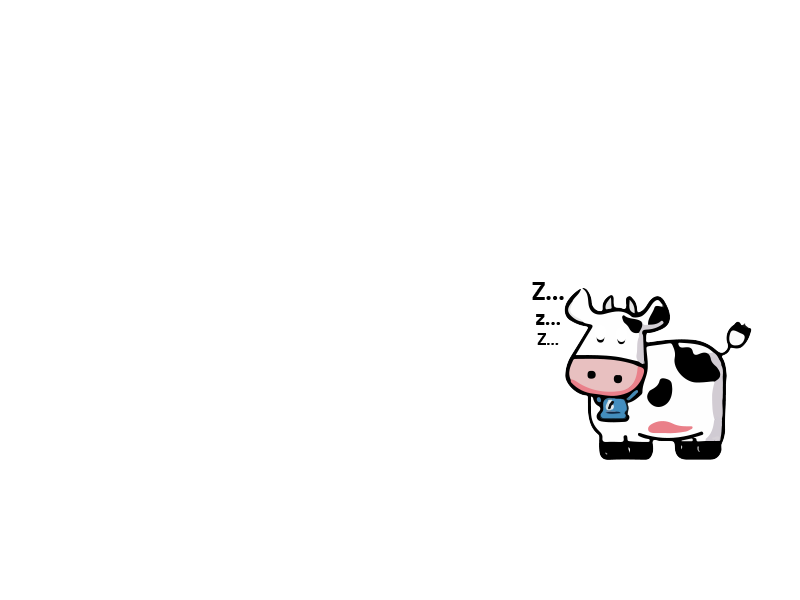
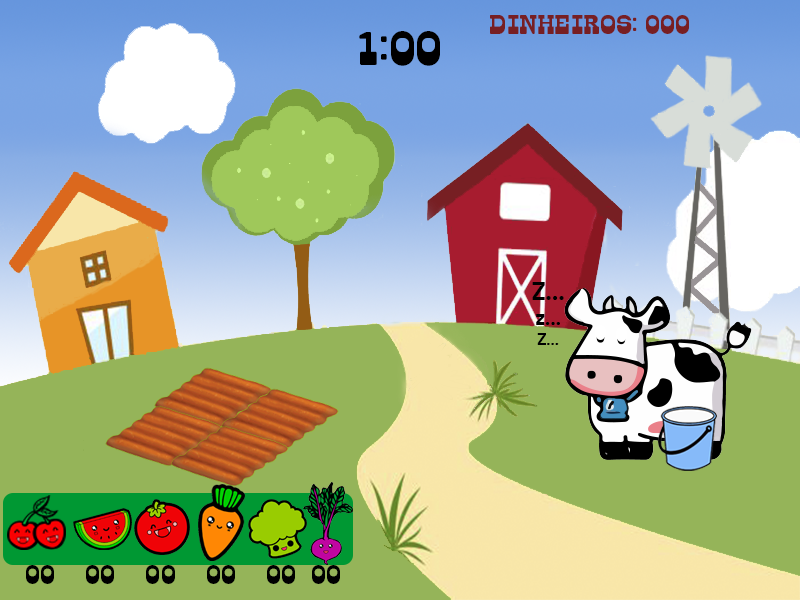
Comparing the layer stacks of the two 800px x 600px images. Changes:
showed "CEREJA_S" over 7, 495, 66, 550
showed "MELANCIA_S" over 73, 508, 132, 550
showed "TOMATE_S" over 134, 499, 190, 555
showed "CENOURA_S" over 198, 484, 245, 561
showed "BROCOLIS_S" over 248, 499, 307, 559
showed "BETERRABA_S" over 303, 482, 353, 565
showed "1:00" over 359, 31, 440, 66
showed "00 00 00 00 00 00" over 26, 565, 340, 584
showed "Retângulo Arredondado 1" over 3, 493, 353, 565
showed "terra4" over 170, 425, 289, 487
showed "terra3" over 105, 405, 223, 467
showed "terra2" over 221, 388, 339, 450
showed "terra1" over 154, 367, 272, 429
showed "Dinheiros: 000" over 490, 15, 689, 34
showed "Camada 2" over 658, 406, 717, 471
showed "Camada 5" over 0, 0, 800, 600
